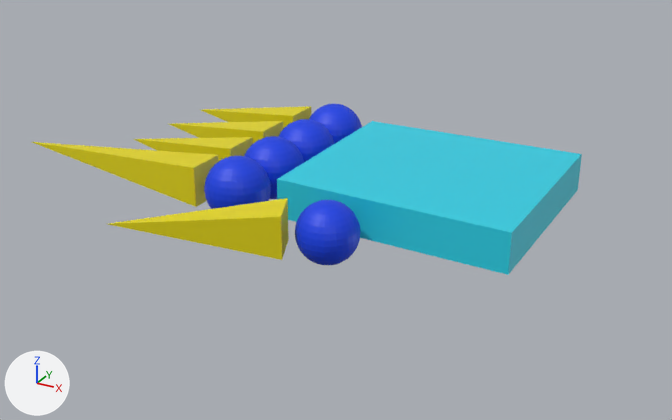
The Blender file Blender/Hand.blend, before and after one commit.
Camera for both pictures: a 50 mm camera at (1.64, -4.68, 2.17) aimed at (-0.83, -0.2, -0.07). Every picture has the same lights, and +X, +Y and +Z are marked at lower left.
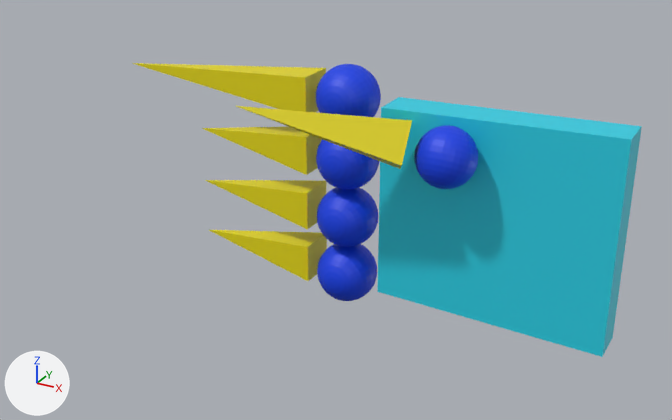
Commit message: Implemented HAND model into game

Location of each change, [x1, y1, x2, y2] in pixels of the pictures (672 x 420 px):
'Plane', moved, turned
    before: [277, 121, 582, 275]
    after: [377, 97, 642, 357]
'Pyramid', moved, turned
    before: [32, 106, 311, 207]
    after: [132, 63, 327, 281]
'Sphere', moved, turned
    before: [204, 104, 362, 209]
    after: [316, 64, 381, 301]
'Pyramid.001', moved, turned
    before: [108, 198, 289, 260]
    after: [237, 106, 412, 169]
'Sphere.001', moved
    before: [295, 200, 360, 265]
    after: [414, 125, 478, 189]

Edits to the bpy script that builds the scene:
```text
Change ob_plane:
    ob_plane.location: (-0.079, 0.0, 0.0) -> (0.335, -0.127, -0.004)
    ob_plane.rotation_euler: (0.0, 0.0, 0.0) -> (-1.571, 0.0, 0.0)  # degrees (0, 0, 0) -> degrees (-90, 0, 0)
Change ob_sphere:
    ob_sphere.location: (-1.262, -0.583, 0.118) -> (-0.848, -0.009, 0.578)
    ob_sphere.rotation_euler: (0.0, 0.0, 0.0) -> (-1.571, 0.0, 0.0)  # degrees (0, 0, 0) -> degrees (-90, 0, 0)
Change ob_pyramid:
    ob_pyramid.location: (-1.739, -0.575, 0.123) -> (-1.325, -0.004, 0.571)
    ob_pyramid.rotation_euler: (0.0, -1.571, 0.0) -> (1.571, 3.142, -1.571)  # degrees (0, -90, 0) -> degrees (90, 180, -90)
Change ob_pyramid_001:
    ob_pyramid_001.location: (-0.914, -1.001, 0.119) -> (-0.5, -0.403, 0.505)
    ob_pyramid_001.rotation_euler: (0.41, -1.571, 0.0) -> (-1.161, -1.08, 1.571)  # degrees (23, -90, 0) -> degrees (-67, -62, 90)
Change ob_sphere_001:
    ob_sphere_001.location: (-0.528, -0.829, 0.105) -> (-0.114, -0.258, 0.411)
```
